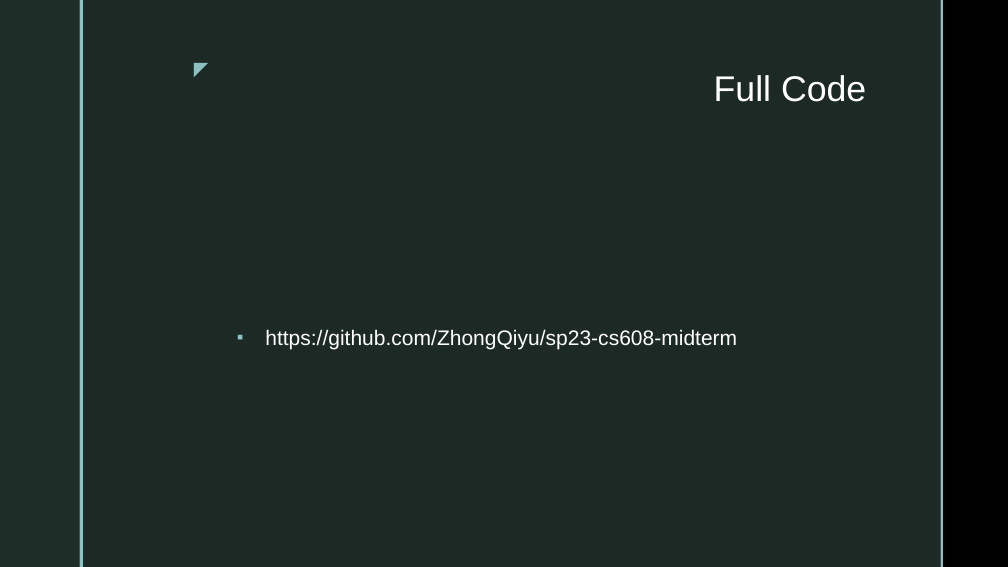
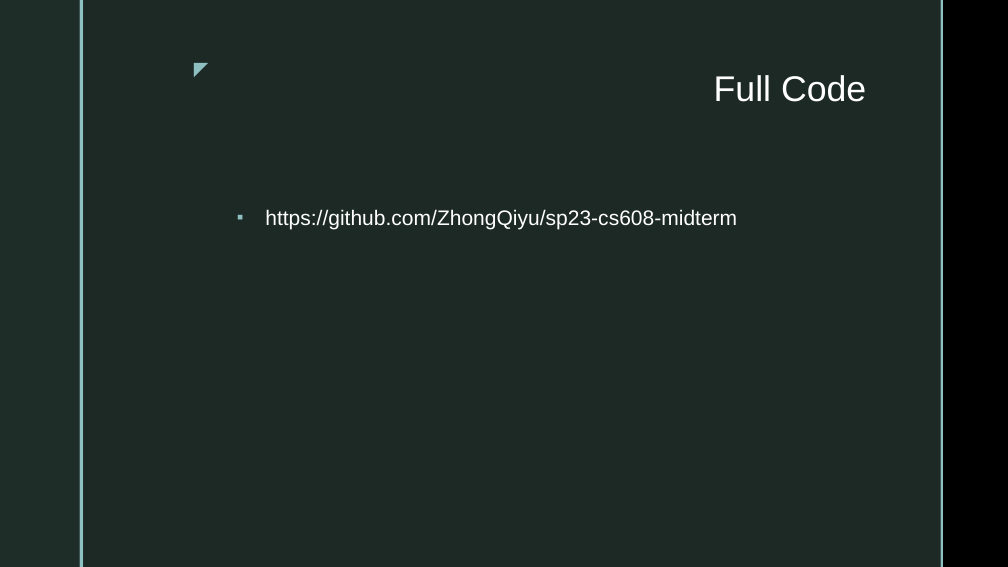
Before and after one commit to ZhongQiyu/sp23-cs608-midterm, a slide deck: slide 7 of CS608 Group 1 Midterm Presentation.pptx. Drawn at 1008x567 pixels with LibreOffice and Linux fonts; fonts in the diff are those of the drawing; background and template pictures are left out. Boxes give left, top, right and bottom in pixels: in the first picture for what was removed or moved away, otherwise in the second. Text is boxed around its words. In the diff, an @@ line names an element or a change of style, - is before the commit and + after.

```diff
--- a/CS608 Group 1 Midterm Presentation.pptx
+++ b/CS608 Group 1 Midterm Presentation.pptx
@@ text "https://github.com/ZhongQiyu/sp23-cs608-midterm": place and size @@
-text "https://github.com/ZhongQiyu/sp23-cs608-midterm" at (265, 329, 737, 350)
+text "https://github.com/ZhongQiyu/sp23-cs608-midterm" at (265, 209, 737, 229)
```
Also in this commit, not shown: 1 other slide changed.
